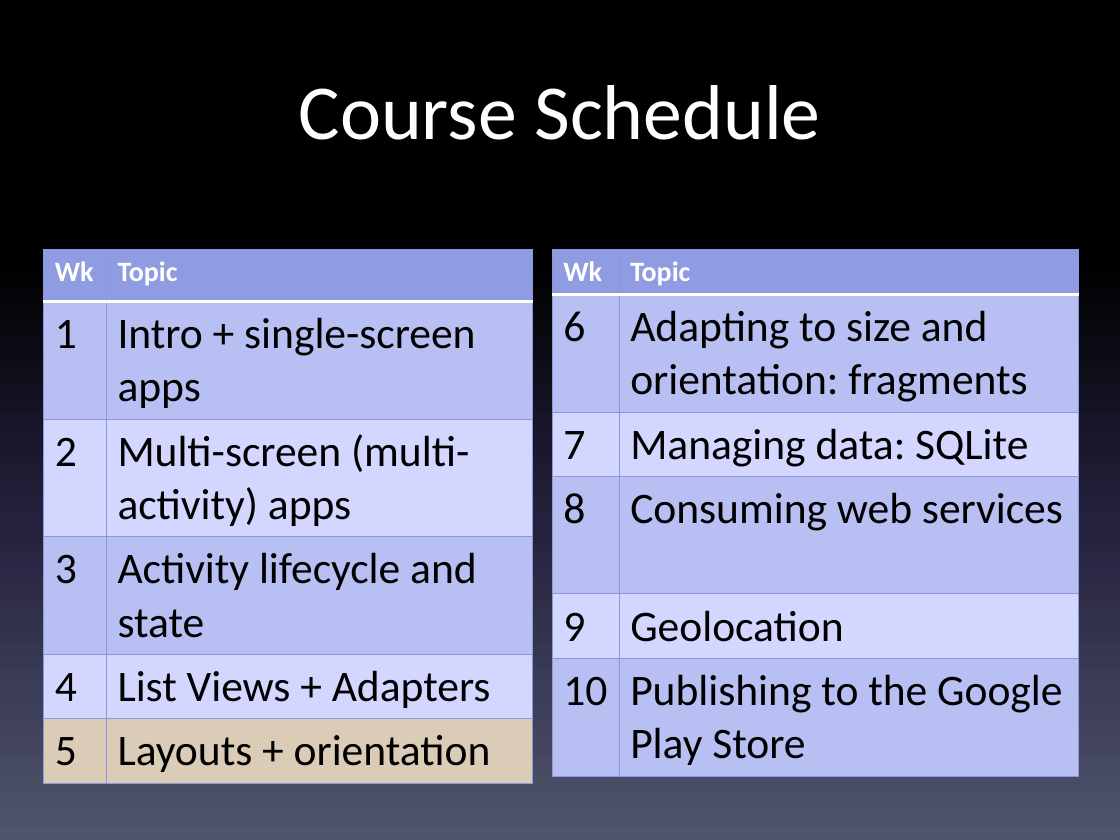
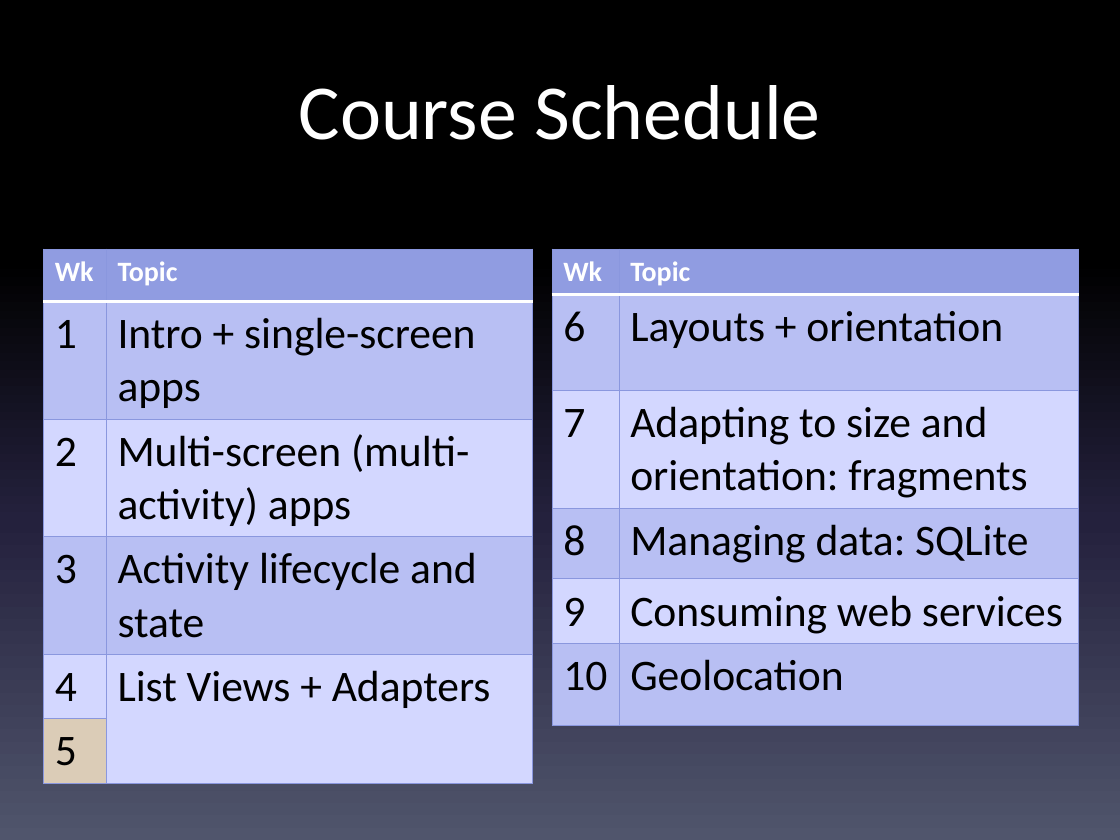
Before and after one commit to LCC-CIT/CS235AM-CourseMaterials, a slide deck: slide 2 of Notes and Slides/Wk5Day1-UI Layouts.pptx. Drawn at 1120x840 pixels with LibreOffice and Linux fonts; fonts in the diff are those of the drawing. Boxes give left, top, right and bottom in pixels: in the first picture for what was removed or moved away, otherwise in the second. Text is boxed around its words. In the diff, an @@ line names an element or a change of style, - is before the commit and + after.

Commit message:
Updated to reflect schedule change
We pushed everything out one week at week 5

```diff
--- a/Notes and Slides/Wk5Day1-UI Layouts.pptx
+++ b/Notes and Slides/Wk5Day1-UI Layouts.pptx
@@ table at [44, 249, 533, 775] @@
-row 6, column 2: Layouts + orientation
+row 6, column 2: 
@@ table at [552, 249, 1079, 774] @@
-row 2, column 2: Adapting to size and orientation: fragments
+row 2, column 2: Layouts + orientation
-row 3, column 2: Managing data: SQLite
+row 3, column 2: Adapting to size and orientation: fragments
-row 4, column 2: Consuming web services
+row 4, column 2: Managing data: SQLite
-row 5, column 2: Geolocation
+row 5, column 2: Consuming web services
-row 6, column 2: Publishing to the Google Play Store
+row 6, column 2: Geolocation
```
